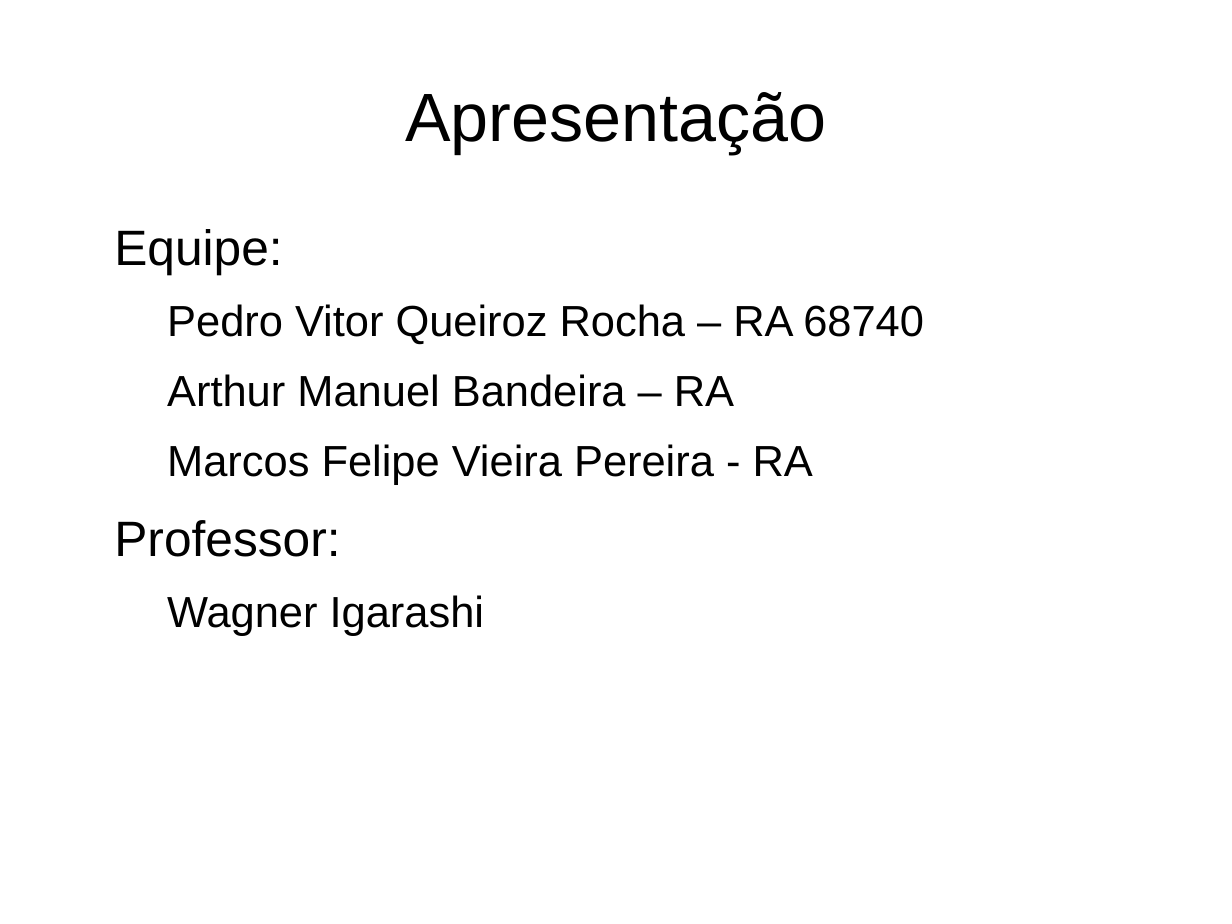
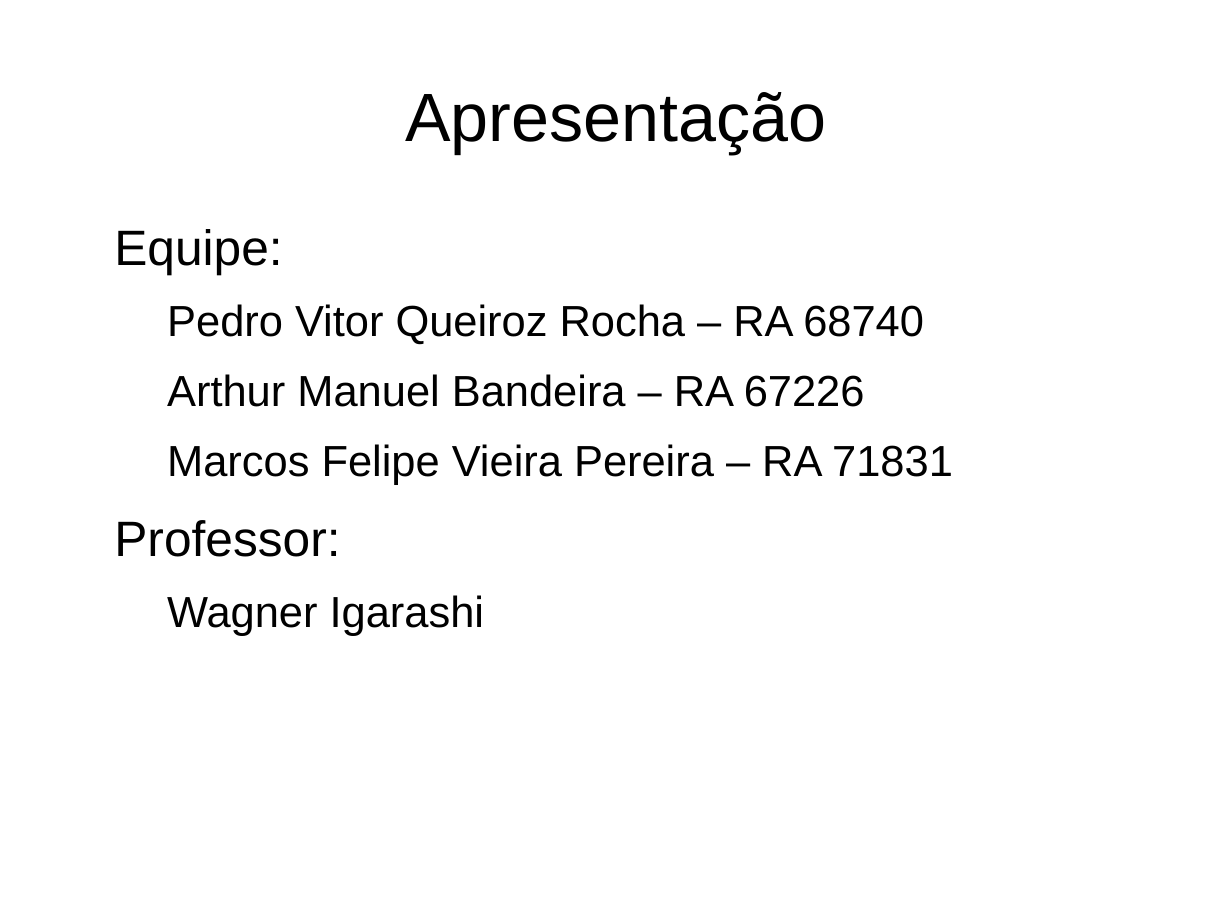
Before and after one commit to Pedr0Rocha/IA, a slide deck: slide 4 of Apresentacao.odp. Drawn at 1232x924 pixels with LibreOffice and Linux fonts; fonts in the diff are those of the drawing. Boxes give left, top, right and bottom in pixels: in the first picture for what was removed or moved away, otherwise in the second. Text is boxed around its words. In the diff, an @@ line names an element or a change of style, - is before the commit and + after.

```diff
--- a/Apresentacao.odp
+++ b/Apresentacao.odp
@@ text at [167,374,953,485]: text changed @@
-  Arthur Manuel Bandeira – RA
-  Marcos Felipe Vieira Pereira - RA
+  Arthur Manuel Bandeira – RA 67226
+  Marcos Felipe Vieira Pereira – RA 71831
```
Also in this commit, not shown: 1 other file.
